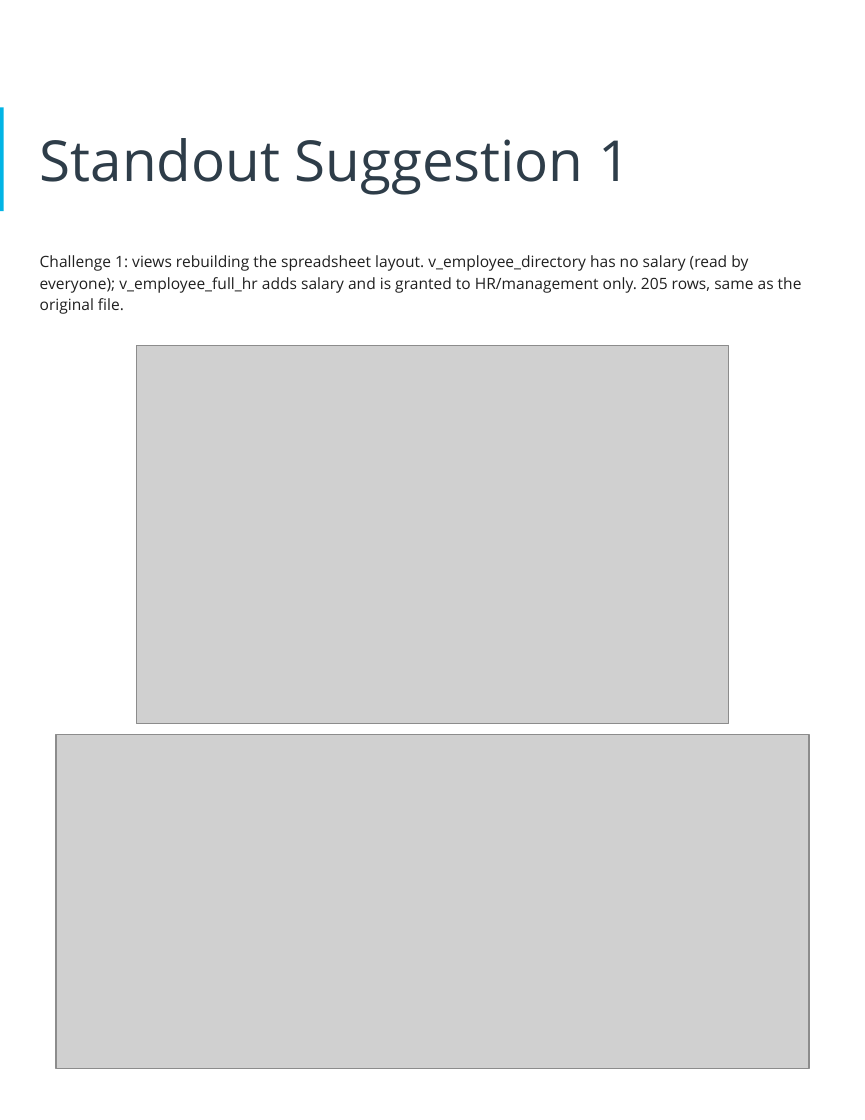
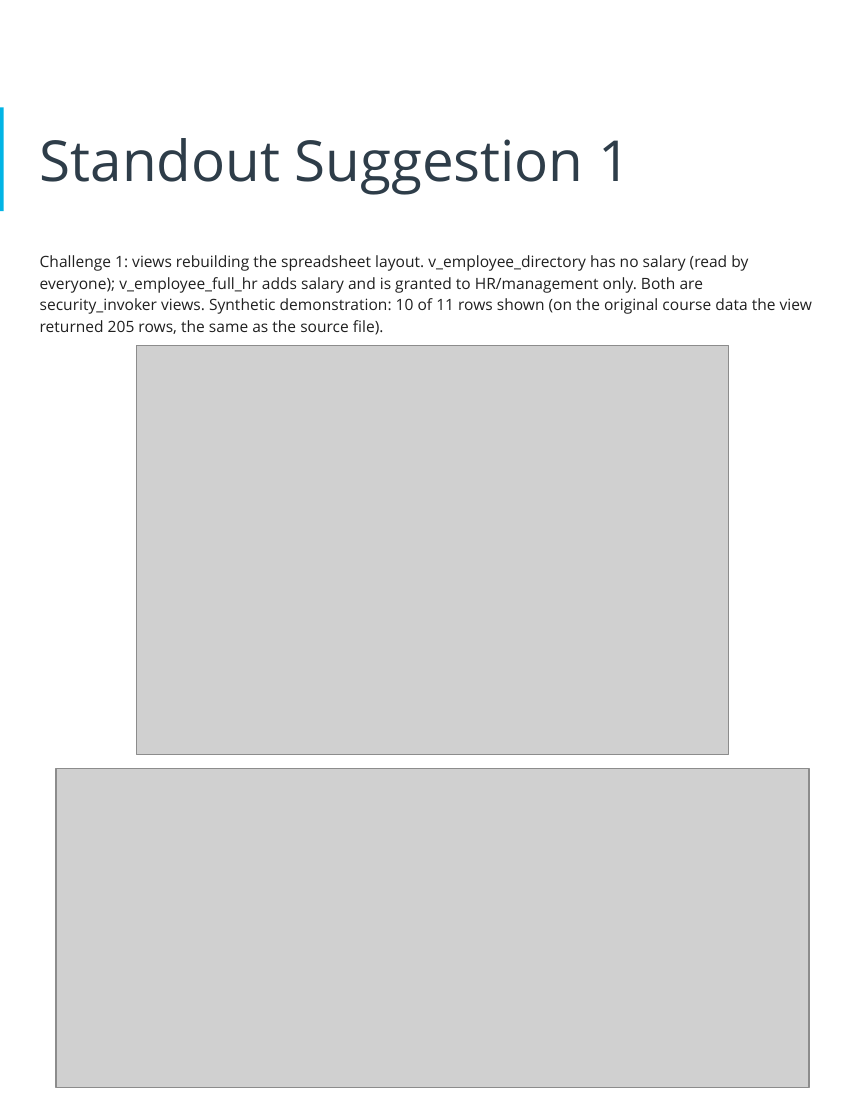
Before and after one commit to adebowalep/hr-database-design, a slide deck: slide 25 of docs/presentation/Tech_ABC_Corp_HR_Database.pptx. Drawn at 865x1120 pixels with LibreOffice and Linux fonts; fonts in the diff are those of the drawing; grey boxes stand for pictures. Boxes give left, top, right and bottom in pixels: in the first picture for what was removed or moved away, otherwise in the second. Text is boxed around its words. In the diff, an @@ line names an element or a change of style, - is before the commit and + after.

```diff
--- a/docs/presentation/Tech_ABC_Corp_HR_Database.pptx
+++ b/docs/presentation/Tech_ABC_Corp_HR_Database.pptx
@@ text at (40,255,812,335): text changed @@
-Challenge 1: views rebuilding the spreadsheet layout. v_employee_directory has no salary (read by everyone); v_employee_full_hr adds salary and is granted to HR/management only. 205 rows, same as the original file.
+Challenge 1: views rebuilding the spreadsheet layout. v_employee_directory has no salary (read by everyone); v_employee_full_hr adds salary and is granted to HR/management only. Both are security_invoker views. Synthetic demonstration: 10 of 11 rows shown (on the original course data the view returned 205 rows, the same as the source file).
@@ picture: place and size @@
-picture at (136,345,729,724)
+picture at (136,345,729,754)
@@ picture: place and size @@
-picture at (56,735,809,1069)
+picture at (56,768,809,1087)
```
Also in this commit, not shown: 8 other slides changed, 27 other files.
